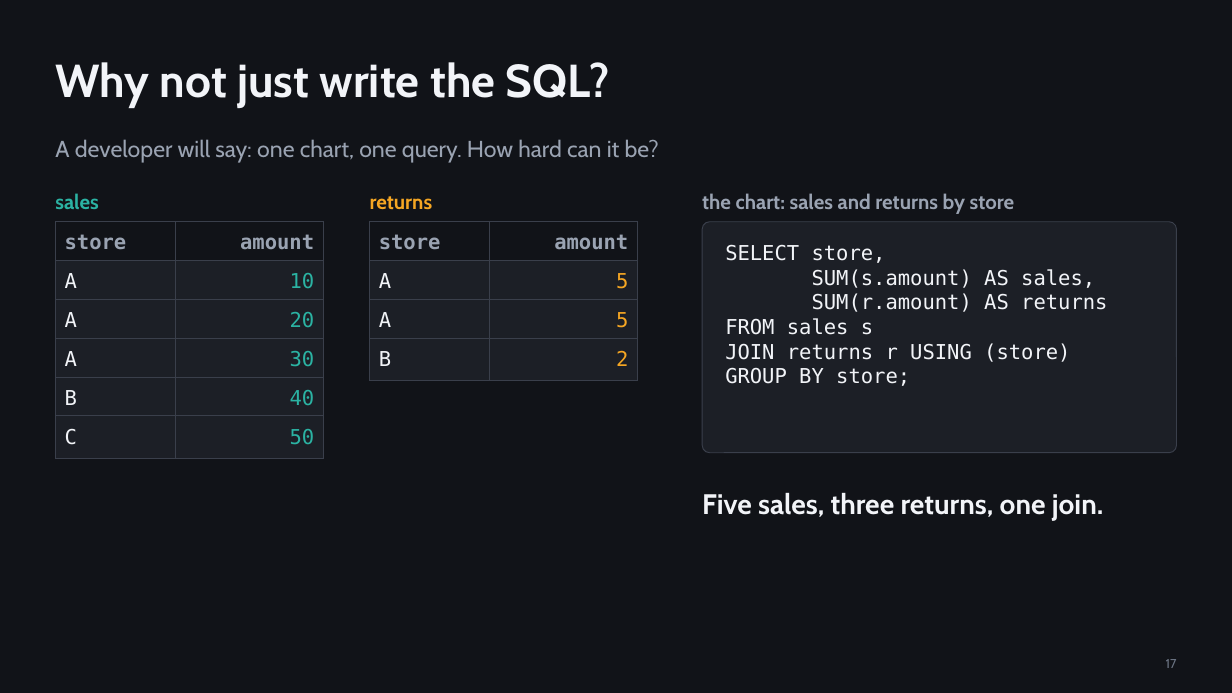
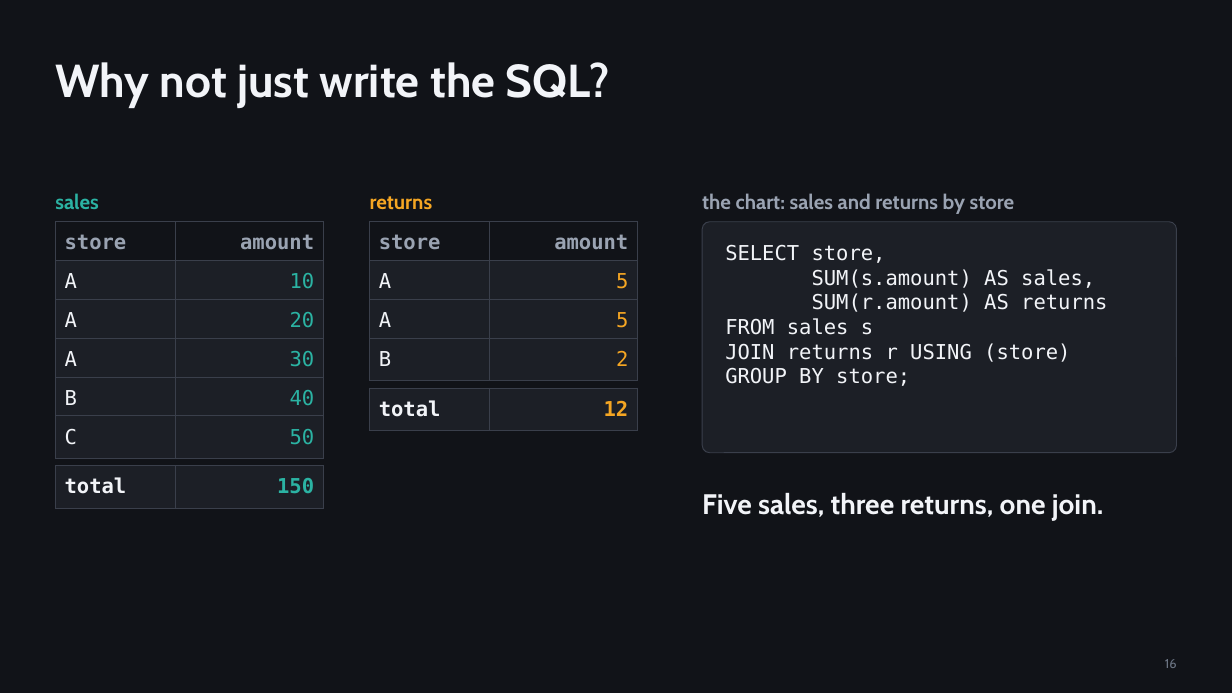
Before and after one commit to djouallah/presentations, a slide deck: slide 16 of analytics-as-code/analytics-as-code.pptx (slide 17 before the commit). Drawn at 1232x693 pixels with LibreOffice and Linux fonts; fonts in the diff are those of the drawing. Boxes give left, top, right and bottom in pixels: in the first picture for what was removed or moved away, otherwise in the second. Text is boxed around its words. In the diff, an @@ line names an element or a change of style, - is before the commit and + after.

```diff
--- a/analytics-as-code/analytics-as-code.pptx
+++ b/analytics-as-code/analytics-as-code.pptx
@@ text removed at box(55, 139, 659, 163) @@
-A developer will say: one chart, one query. How hard can it be?
@@ table added at box(370, 388, 638, 427), 1 rows, 2 columns @@
+total | 12
@@ table added at box(55, 466, 323, 505), 1 rows, 2 columns @@
+total | 150
@@ page number at box(1165, 659, 1177, 668): text changed @@
-17
+16
```
Also in this commit, not shown: 1 other slide changed, 1 slide removed, 1 other file.
